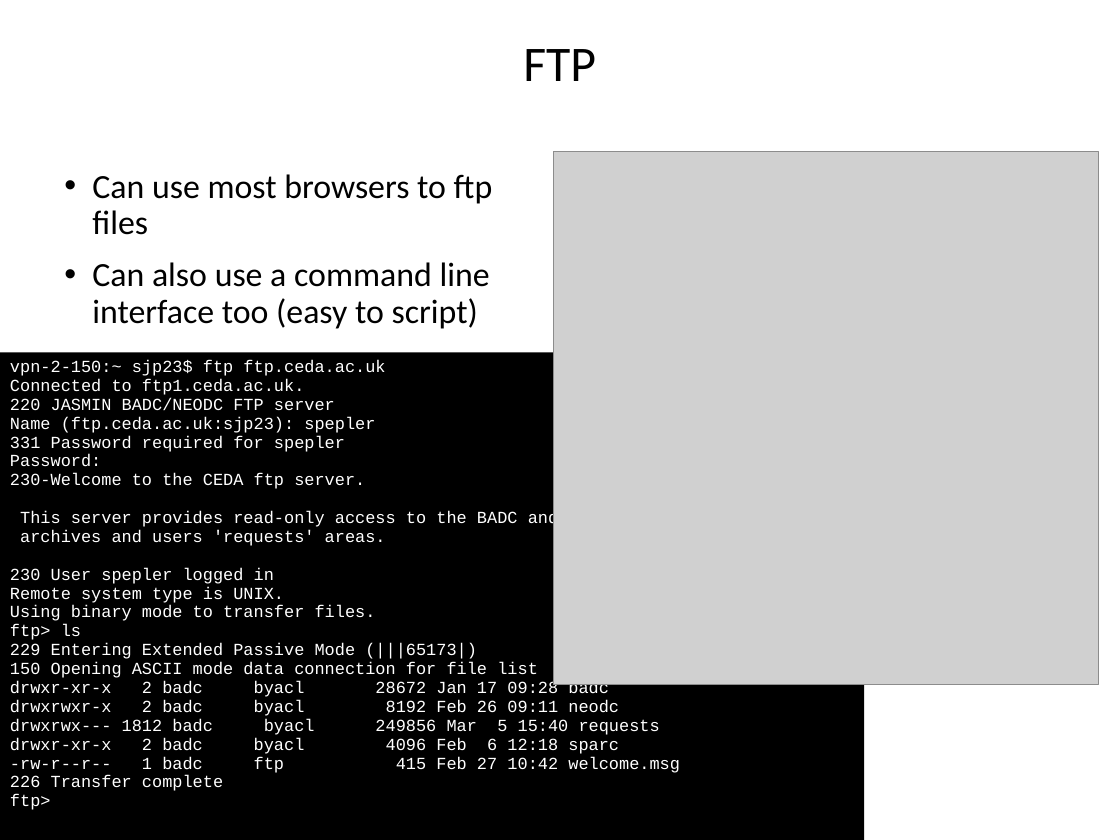
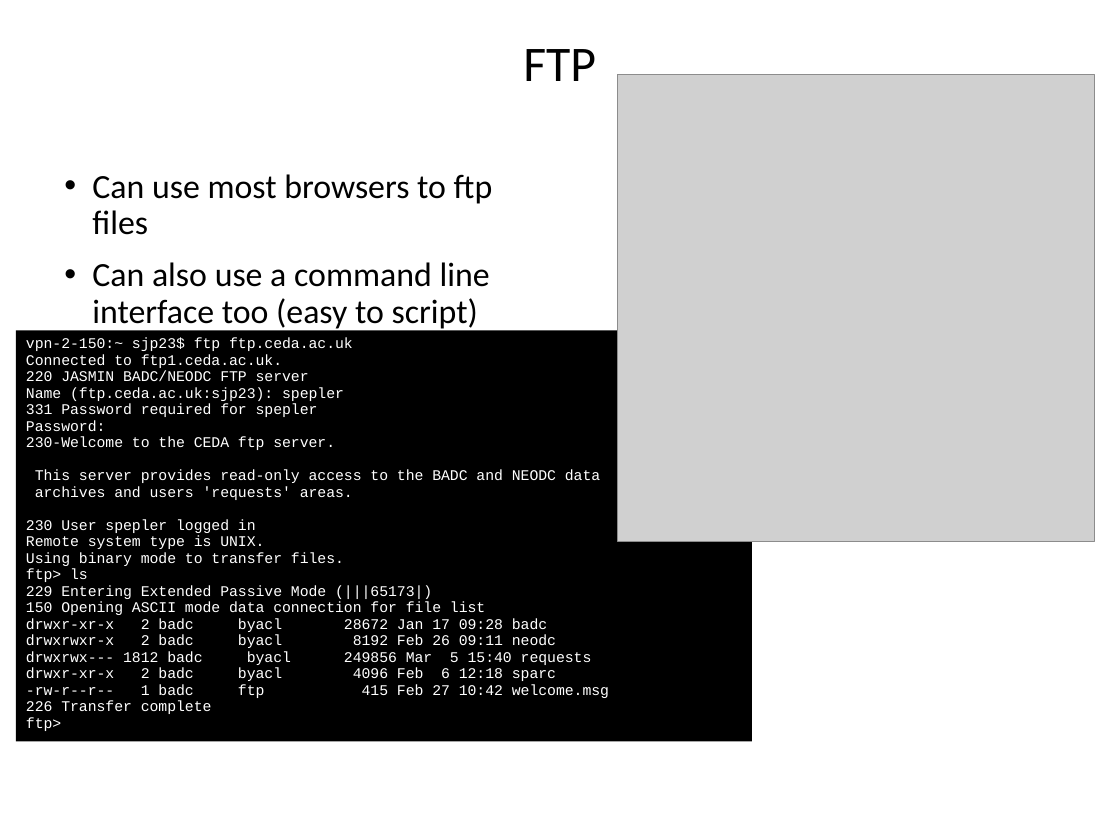
Before and after one commit to ncasuk/ncas-isc, a slide deck: slide 8 of shell/presentations/11_moretricks.pptx (slide 7 before the commit). Drawn at 1120x840 pixels with LibreOffice and Linux fonts; fonts in the diff are those of the drawing; grey boxes stand for pictures; background and template pictures are left out. Boxes give left, top, right and bottom in pixels: in the first picture for what was removed or moved away, otherwise in the second. Text is boxed around its words. In the diff, an @@ line names an element or a change of style, - is before the commit and + after.

Commit message:
General edits on shell presentations and added my name

```diff
--- a/shell/presentations/11_moretricks.pptx
+++ b/shell/presentations/11_moretricks.pptx
@@ picture: place and size @@
-picture at [554,151,1099,685]
+picture at [618,74,1095,541]
@@ rectangle "vpn-2-150:~ sjp23$ ftp ftp.ceda.ac.uk": place and size @@
-rectangle "vpn-2-150:~ sjp23$ ftp ftp.ceda.ac.uk" at [0,353,865,840]
+rectangle "vpn-2-150:~ sjp23$ ftp ftp.ceda.ac.uk" at [16,330,752,742]
@@ rectangle "vpn-2-150:~ sjp23$ ftp ftp.ceda.ac.uk" at [16,330,752,742]: size 12 to 10.5 pt @@
```
Also in this commit, not shown: 2 other slides changed, 1 slide added, 5 other files.
